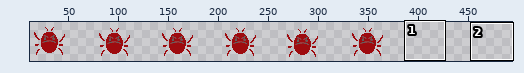
Sprite sheet: enemy/enemy.png. Above, an overview of the earlier version with the close-up marked.
Close-up. Old version:
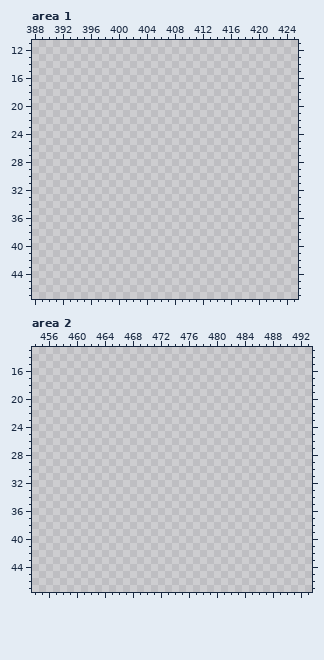
The file is 512x64 pixels. Shown: area 1: x 388..425, y 11..47; area 2: x 454..493, y 13..47. The wide view leaves out empty margins.
Now the later version:
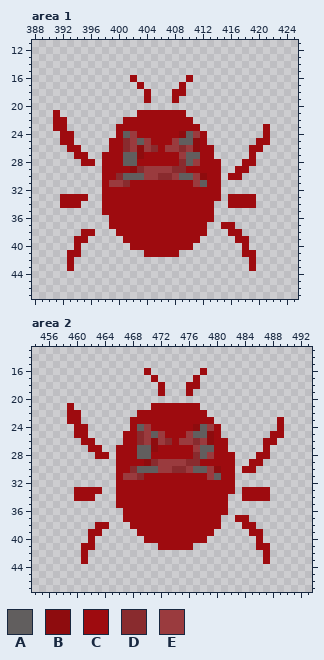
Palette (. is transparent): A #615e5e  B #8e0c0e  C #9e0b0f  D #892b2e  E #9a3b3e
What changed:
Changed rows in their new state; - is an unchanged pixel.
Area 1:
first column x 391:
16 -----------C-------C-----------
17 ------------C-----C------------
18 -------------C---CC------------
19 -------------C---C-------------
21 C-----------CCCCCCC------------
22 CC--------CCCCCCCCCC-----------
23 CC-------CCCCCCCCCCCC---------C
24 -CC------CAECCCCCCBAEC--------C
25 -CC-----CCDEAECCCEAABC-------CC
26 --CC----CCDEBEDCEEDEBCC-----CC-
27 ---CC--CCCAABCCCCCEAACC-----C--
28 ----CC-CCCAACCCCCCDAECCC---CC--
29 -------CCCCBDEEEEDDCCCCC--CC---
30 -------CCDAAAEEDDEAAEBCC-CC----
31 -------CEEDCCCCCCCCCEACC-------
32 -------CCCCCCCCCCCCCCCCC-------
33 -CCCC--CCCCCCCCCCCCCCCCC-CCCC--
34 -CCC---CCCCCCCCCCCCCCCC--CCCC--
35 -------CCCCCCCCCCCCCCCC--------
36 --------CCCCCCCCCCCCCCC--------
37 --------CCCCCCCCCCCCCC--CC-----
38 ----CC---CCCCCCCCCCCCC---CC----
39 ---CC-----CCCCCCCCCCC-----CC---
40 ---C-------CCCCCCCCC-------C---
41 --CC---------CCCCC---------CC--
42 --C-------------------------C--
43 --C-------------------------C--
Area 2:
first column x 459:
16 -----------C-------C-----------
17 ------------C-----C------------
18 -------------C---CC------------
19 -------------C---C-------------
21 C-----------CCCCCCC------------
22 CC--------CCCCCCCCCC-----------
23 CC-------CCCCCCCCCCCC---------C
24 -CC------CAECCCCCCBAEC--------C
25 -CC-----CCDEAECCCEAABC-------CC
26 --CC----CCDEBEDCEEDEBCC-----CC-
27 ---CC--CCCAABCCCCCEAACC-----C--
28 ----CC-CCCAACCCCCCDAECCC---CC--
29 -------CCCCBDEEEEDDCCCCC--CC---
30 -------CCDAAAEEDDEAAEBCC-CC----
31 -------CEEDCCCCCCCCCEACC-------
32 -------CCCCCCCCCCCCCCCCC-------
33 -CCCC--CCCCCCCCCCCCCCCCC-CCCC--
34 -CCC---CCCCCCCCCCCCCCCC--CCCC--
35 -------CCCCCCCCCCCCCCCC--------
36 --------CCCCCCCCCCCCCCC--------
37 --------CCCCCCCCCCCCCC--CC-----
38 ----CC---CCCCCCCCCCCCC---CC----
39 ---CC-----CCCCCCCCCCC-----CC---
40 ---C-------CCCCCCCCC-------C---
41 --CC---------CCCCC---------CC--
42 --C-------------------------C--
43 --C-------------------------C--
Changed places in both close-ups, as pixel boxes (x1, y1, x2, y2):
added: (53, 75, 270, 271)
added: (67, 368, 284, 564)
